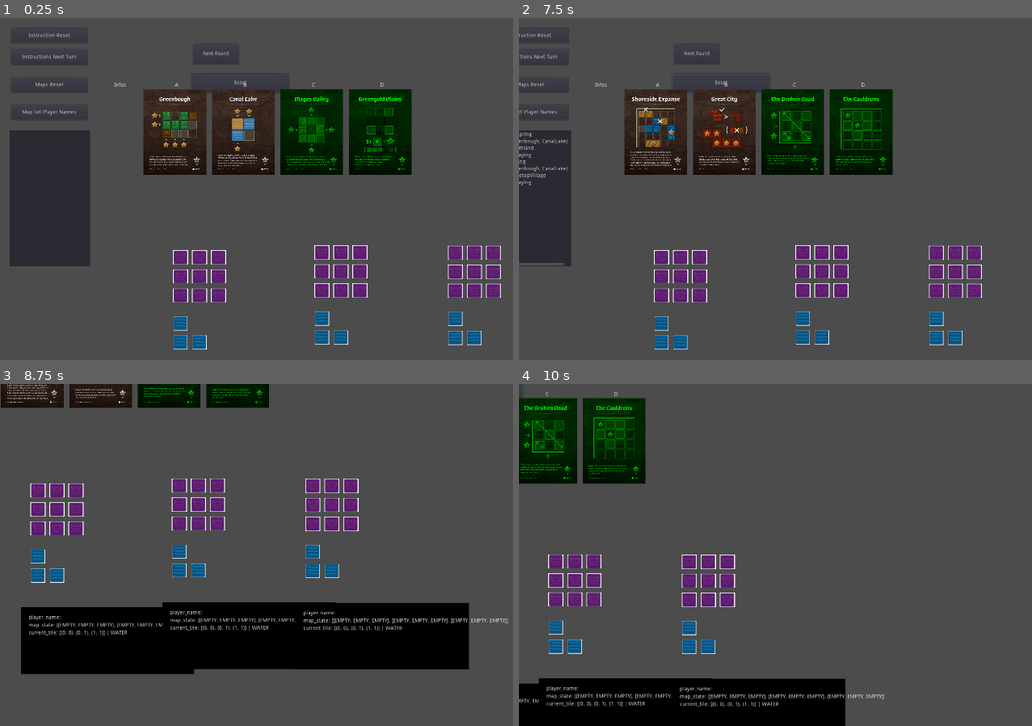
Above: before the commit, frames 1-4 (two rows, left to right).
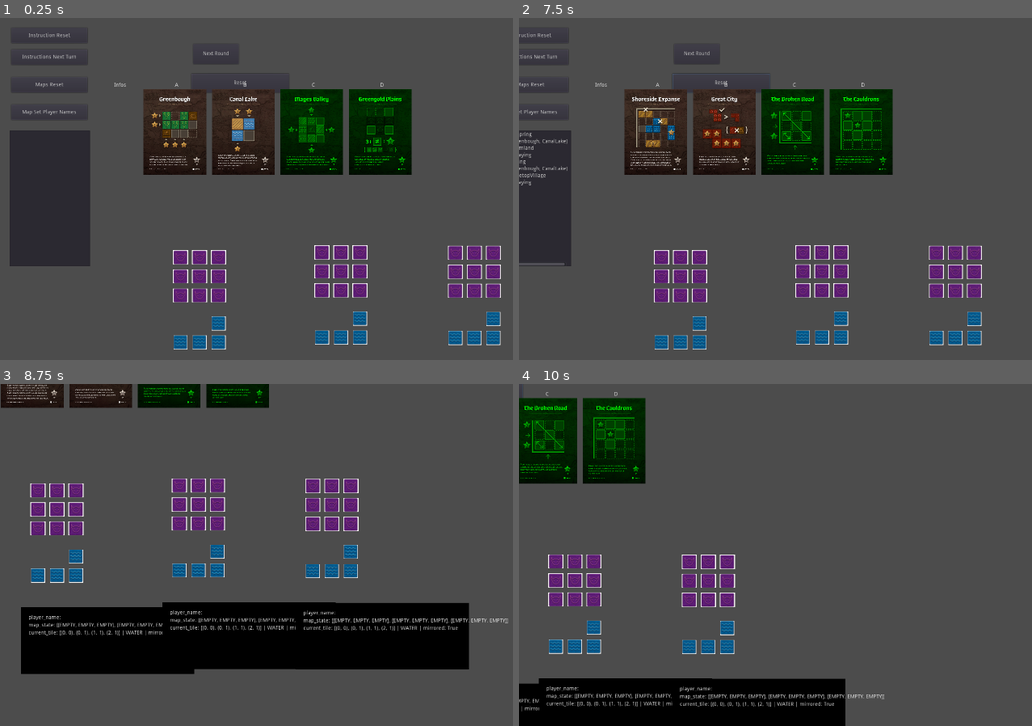
Above: after the commit, the same moments.

Repository: gilde-der-nacht/game-jam-2022
Game: Godot game, scene res://Board.tscn
The game is run twice, just before and just after one commit, with the same random seed, the same clock (stepped at 60 frames per second) and the same inputs.
Inputs (mouse positions are in pixels of both pictures, inside the frame that each line leads up to):
- Up to frame 1 (0.25 s): no input
- Up to frame 2 (7.5 s): click (570, 199) at 0.52 s; type "12" at 0.6 s; click "Instructions Next Turn" at 1.25 s; click "Instructions Next Turn" at 2 s; click "Next Round" at 2.75 s; click "Next Round" at 3.5 s; click "Map Set Player Names" at 4.25 s; click "Instruction Reset" at 5 s; click "Maps Reset" at 5.75 s; click "Reset" at 6.5 s; move the mouse to (698, 257) at 7.27 s; hold Right (ui_right) from 7.28 s (still down); hold M (mirror_tile, bound only after the commit) from 7.28 s (still down); click (698, 257) at 7.42 s
- Up to frame 3 (8.75 s): move the mouse to (66, 623) at 8.02 s; release Right (ui_right) at 8.03 s; release M (mirror_tile, bound only after the commit) at 8.03 s; hold Down (ui_down) from 8.03 s (still down); tap M (mirror_tile, bound only after the commit) at 8.1 s; click (66, 623) at 8.17 s
- Up to frame 4 (10 s): move the mouse to (595, 490) at 8.77 s; release Down (ui_down) at 8.78 s; hold Right (ui_right) 8.78-9.53 s; hold M (mirror_tile, bound only after the commit) 8.78-9.53 s; click (595, 490) at 8.92 s; move the mouse to (565, 476) at 9.52 s; hold Up (ui_up) from 9.53 s (still down); tap M (mirror_tile, bound only after the commit) at 9.6 s; click (565, 476) at 9.67 s

The runs differ from the first frame. In frame 1, 1.1% of the frame differs, in the area x 33-98%, y 85-97%; in frame 2, 1.1%; in frame 3, 1.3%, in the area x 5-90%, y 47-74%; in frame 4, 0.9%.

Commit message:
Map: Make current tile mirrorable

Diff:
--- a/Cartographer/Map/Map.gd
+++ b/Cartographer/Map/Map.gd
@@ -10,12 +10,12 @@
 var map_state = map_empty_state.duplicate(true)
 onready var map_state_output = get_node("MapState")
 onready var grid_output = get_node("Grid")
-var current_tile_form = [Vector2(0,0), Vector2(0,1), Vector2(1,1)]
+var current_tile_form = [Vector2(0,0), Vector2(0,1), Vector2(1,1), Vector2(2,1)]
 var current_tile_kind = "WATER"
 onready var current_tile_grid_output = get_node("CurrentTileExample")
 onready var current_tile_output = get_node("CurrentTile")
 const TILE_SIZE = 50
-var mirrored = false
+var mirrored = true
 
 func _ready():
 	update_ui()
@@ -27,7 +27,7 @@
 func update_ui():
 	player_name_output.set_text("player_name: " + player_name)
 	map_state_output.set_text("map_state: " + String(map_state))
-	current_tile_output.set_text("current_tile: " + String(current_tile_form) + " | " + current_tile_kind)
+	current_tile_output.set_text("current_tile: " + String(current_tile_form) + " | " + current_tile_kind + " | mirrored: " + String(mirrored))
 	draw_map()
 	draw_current_tile(current_tile_form, current_tile_kind)
 
@@ -40,6 +40,7 @@
 	return map_state
 
 func draw_map():
+	delete_children(grid_output)
 	var tile = preload("res://Map/Tile.tscn")
 	var y_pos = 0
 	var x_pos = 0
@@ -82,16 +83,39 @@
 			sprite.texture = empty_img
 
 func draw_current_tile(form: Array, type: String):
+	delete_children(current_tile_grid_output)
 	var tile = preload("res://Map/Tile.tscn")
 	for e in form:
 		var inst = tile.instance()
-		inst.position.x = e.x * TILE_SIZE
+		if mirrored:
+			var max_width = get_max_width(form)
+			inst.position.x = (max_width - e.x) * TILE_SIZE
+		else:
+			inst.position.x = e.x * TILE_SIZE
 		inst.position.y = e.y * TILE_SIZE
 		draw_tile(inst, type)
 		current_tile_grid_output.add_child(inst)
+
+func get_max_width(form: Array):
+	var max_width = 1
+	for e in form:
+		if e.x > max_width:
+			max_width = e.x
+	return max_width
+
+func _input(event: InputEvent) -> void:
+	if Input.is_action_pressed("mirror_tile"):
+		mirrored = !mirrored
+		update_ui()
 
 func on_Tile_mouse_entered(tile):
 	print("hover: " + String(tile.pos))
 
 func on_Tile_mouse_clicked(tile):
 	print("click: " + String(tile.pos))
+
+
+func delete_children(node):
+	for n in node.get_children():
+		node.remove_child(n)
+		n.queue_free()
--- a/Cartographer/project.godot
+++ b/Cartographer/project.godot
@@ -19,6 +19,14 @@
 window/size/width=1700
 window/size/height=900
 
+[input]
+
+mirror_tile={
+"deadzone": 0.5,
+"events": [ Object(InputEventKey,"resource_local_to_scene":false,"resource_name":"","device":0,"alt":false,"shift":false,"control":false,"meta":false,"command":false,"pressed":false,"scancode":77,"physical_scancode":0,"unicode":0,"echo":false,"script":null)
+ ]
+}
+
 [physics]
 
 common/enable_pause_aware_picking=true
